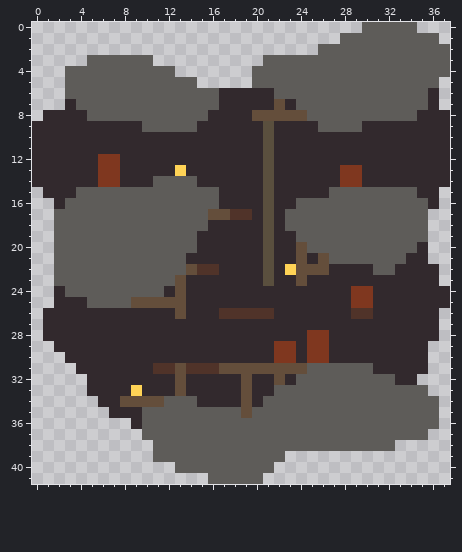
Pixel-art sprite, stored at Content/WorldGeneration/Textures/MoleMine_2.png. This is how it looked before the edit.
The file is 38x42 pixels.
New version:
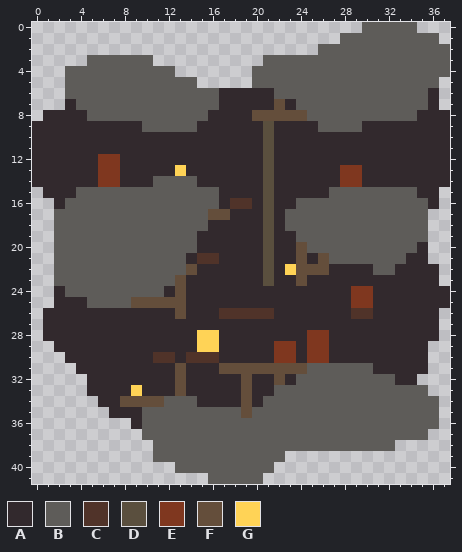
Palette (. is transparent): A #32292d  B #5e5c59  C #503329  D #5a4f3e  E #7f371f  F #644e3b  G #ffd356
The author wrote: Large pots spawn in mines
Edits made:
{"y":16,"x":18,"old":"AA","new":"CC"}
{"y":17,"x":18,"old":"CC","new":"AA"}
{"y":21,"x":15,"old":"AA","new":"CC"}
{"y":22,"x":15,"old":"CC","new":"AA"}
{"y":28,"x":15,"old":"AA","new":"GG"}
{"y":29,"x":15,"old":"AA","new":"GG"}
{"y":30,"x":11,"old":"AA","new":"CC"}
{"y":30,"x":14,"old":"AAA","new":"CCC"}
{"y":31,"x":11,"old":"CC","new":"AA"}
{"y":31,"x":14,"old":"CCC","new":"AAA"}
{"label":"changed","picture_box":[230,198,252,220]}
{"label":"changed","picture_box":[197,253,219,275]}
{"label":"changed","picture_box":[153,330,219,374]}
